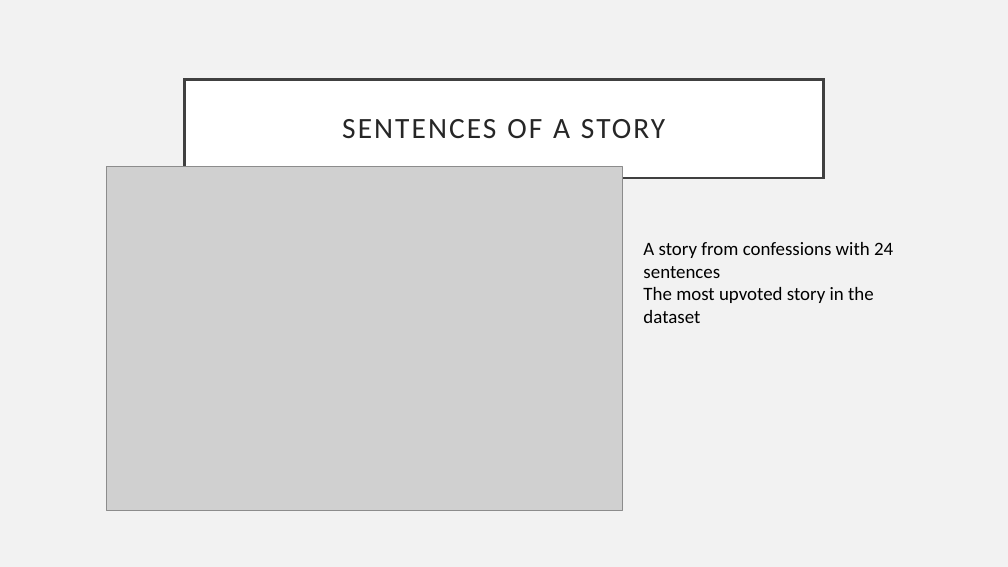
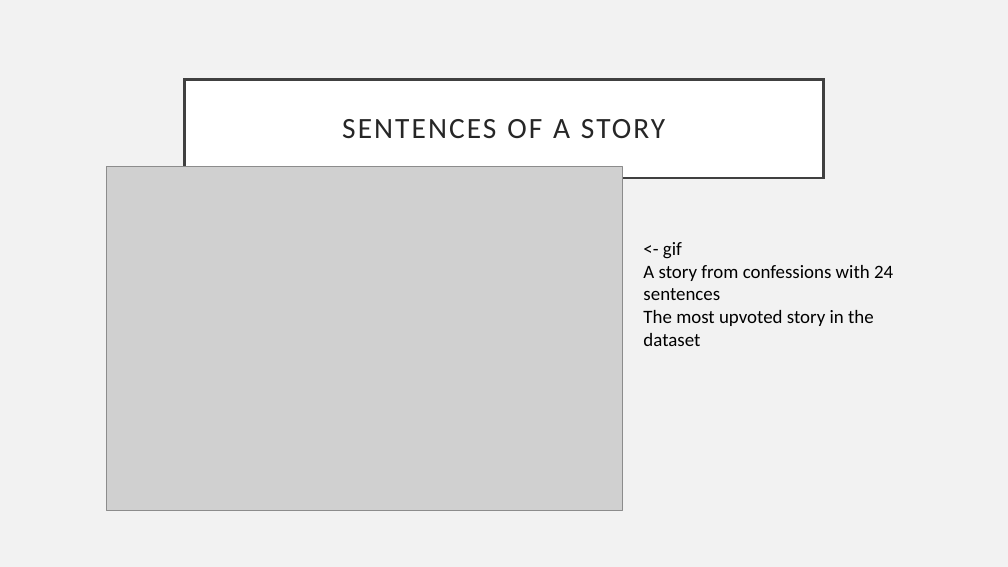
Before and after one commit to Anthonyive/Research-Mapping-Uncanny-Valley, a slide deck: slide 9 of Presentations/11-16-2020/Creepiness Metric and LSTM.pptx. Drawn at 1008x567 pixels with LibreOffice and Linux fonts; fonts in the diff are those of the drawing; grey boxes stand for pictures. Boxes give left, top, right and bottom in pixels: in the first picture for what was removed or moved away, otherwise in the second. Text is boxed around its words. In the diff, an @@ line names an element or a change of style, - is before the commit and + after.

```diff
--- a/Presentations/11-16-2020/Creepiness Metric and LSTM.pptx
+++ b/Presentations/11-16-2020/Creepiness Metric and LSTM.pptx
@@ text at [663, 242, 682, 259]: paragraph added @@
+<- gif
```
Also in this commit, not shown: 1 other slide changed, 2 other files.
